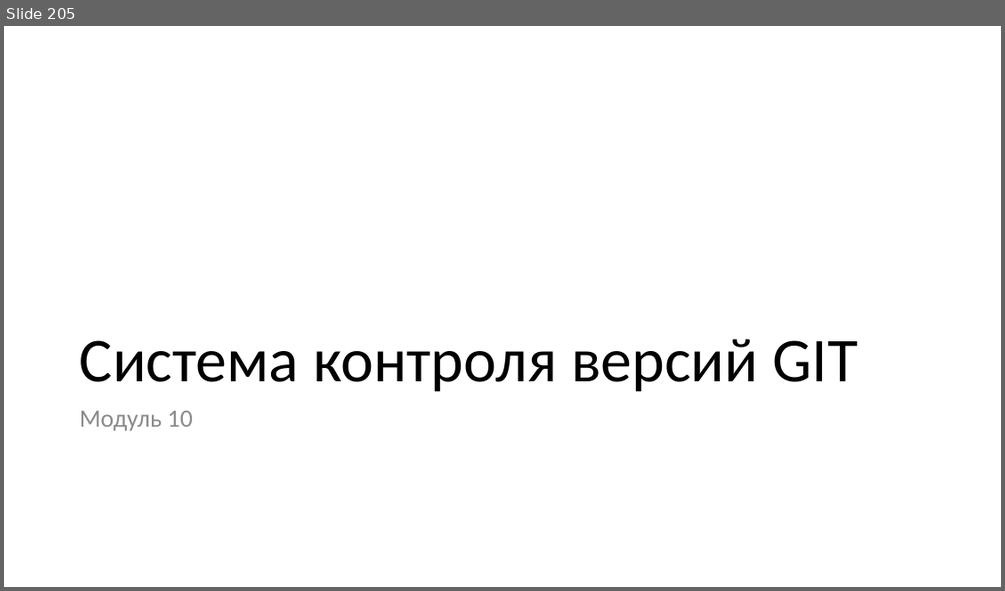
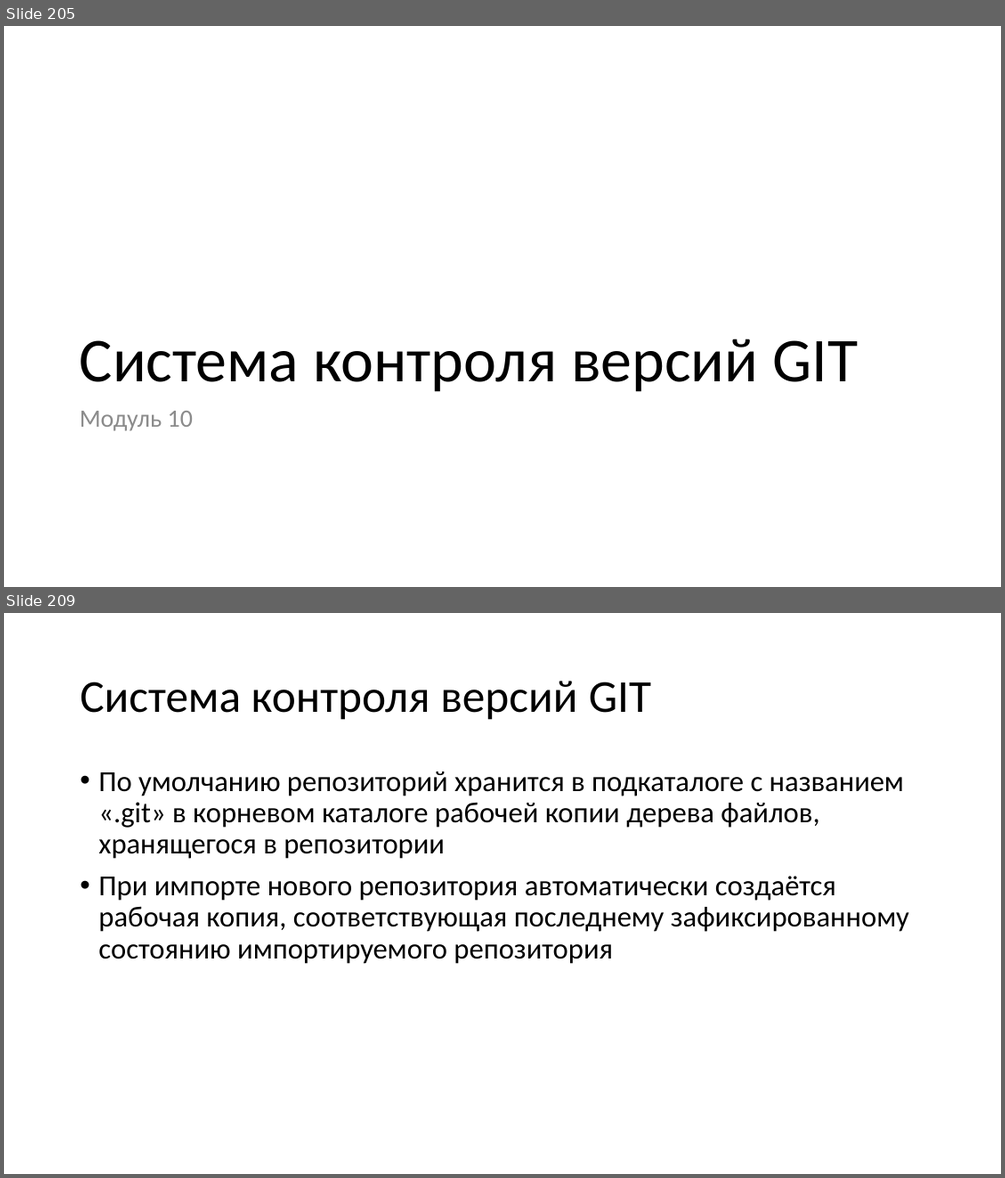
Before and after one commit to paveltsytovich/telegram-course, a slide deck: Presentation/Разработка ботов для телеграмм на Python.pptx. Shown one above the other, each under a label of ours: slide 205 before the commit, slides 205 and 209 after it; the slides between them are not shown. The pictures are 1005x591 and 1005x1178 pixels, drawn with LibreOffice and Linux fonts; fonts in the diff are those of the drawing. Boxes give left, top, right and bottom in pixels: in the first picture for what was removed or moved away, otherwise in the second. Text is boxed around its words. In the diff, an @@ line names an element or a change of style, - is before the commit and + after.

```diff
--- a/Presentation/Разработка ботов для телеграмм на Python.pptx
+++ b/Presentation/Разработка ботов для телеграмм на Python.pptx
@@ slide 209 added at box(4, 613, 1001, 1174), background #FFFFFF @@
@@ title added at box(80, 681, 651, 720), 44 pt, text #000000 @@
+Система контроля версий GIT
@@ text added at box(98, 771, 909, 964), 28 pt, text #000000 @@
+• По умолчанию репозиторий хранится в подкаталоге с названием «.git» в корневом каталоге рабочей копии дерева файлов, хранящегося в репозитории
+• При импорте нового репозитория автоматически создаётся рабочая копия, соответствующая последнему зафиксированному состоянию импортируемого репозитория
```
Also in this commit, not shown: 2 slides changed, 2 other slides added.
